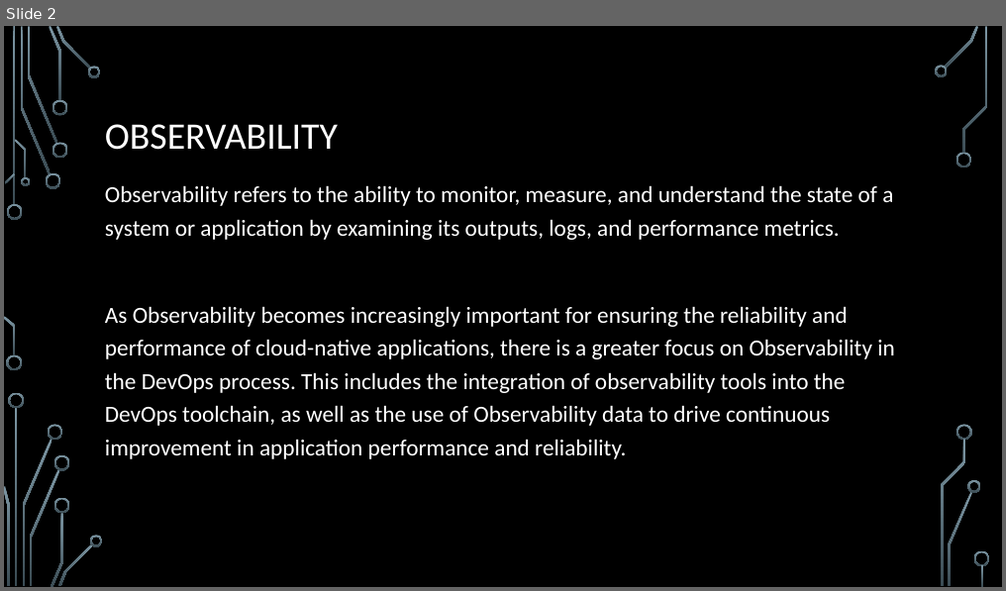
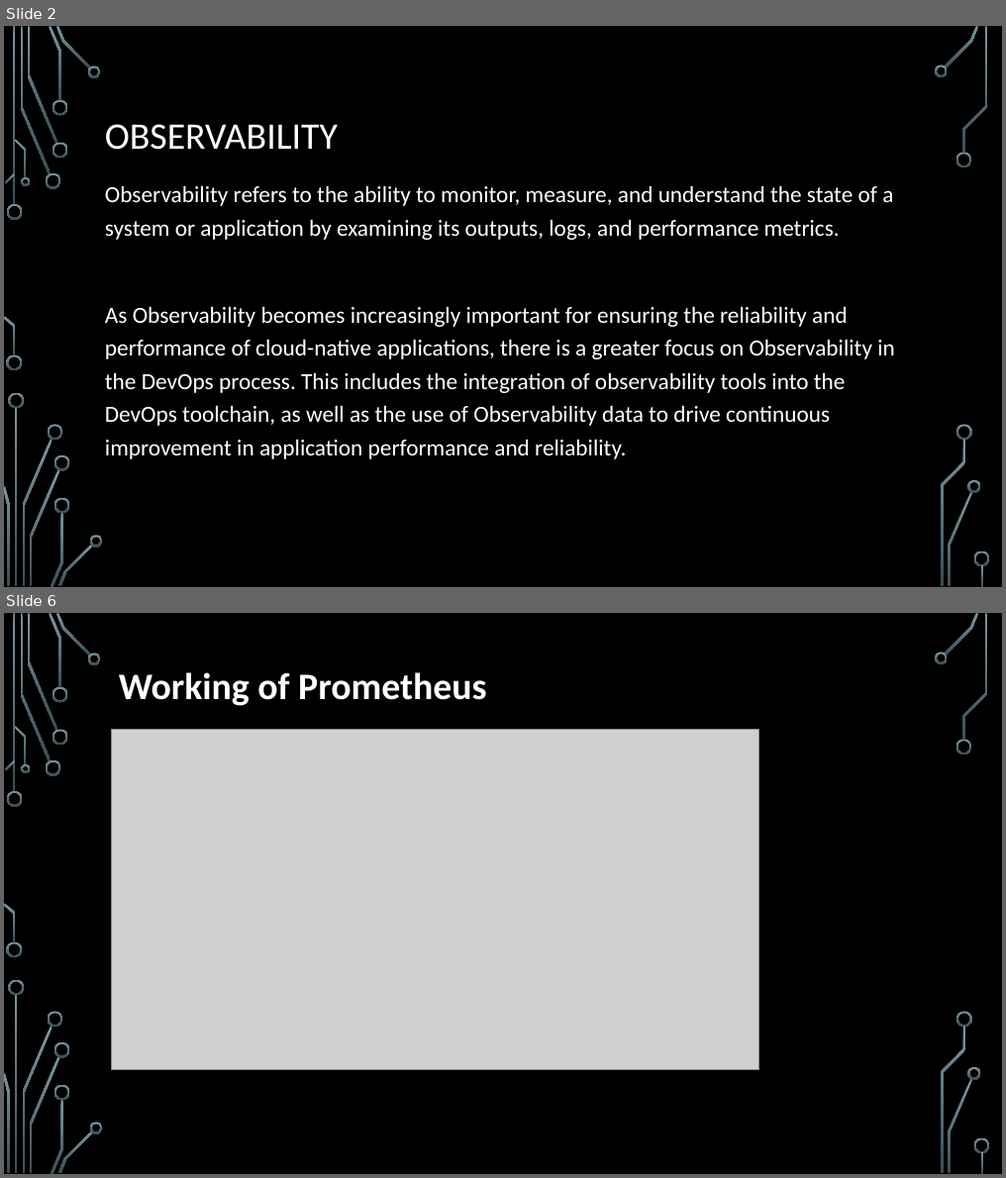
Before and after one commit to Mayur3099/Prometheus, a slide deck: Prometheus.pptx. Shown one above the other, each under a label of ours: slide 2 before the commit, slides 2 and 6 after it; the slides between them are not shown. The pictures are 1006x591 and 1006x1178 pixels, drawn with LibreOffice and Linux fonts; fonts in the diff are those of the drawing; grey boxes stand for pictures; background and template pictures are left out. Boxes give left, top, right and bottom in pixels: in the first picture for what was removed or moved away, otherwise in the second. Text is boxed around its words. In the diff, an @@ line names an element or a change of style, - is before the commit and + after.

```diff
--- a/Prometheus.pptx
+++ b/Prometheus.pptx
@@ slide 6 added at box(4, 613, 1002, 1174), background picture (left out); not listed: 36 template elements that a slide beside it also shows @@
@@ text added at box(119, 672, 487, 706), 36 pt, text #FFFFFF, bold @@
+Working of Prometheus
@@ picture added at box(111, 730, 757, 1069) @@
```
Also in this commit, not shown: 1 slide changed, 5 other slides added, 1 other file.
